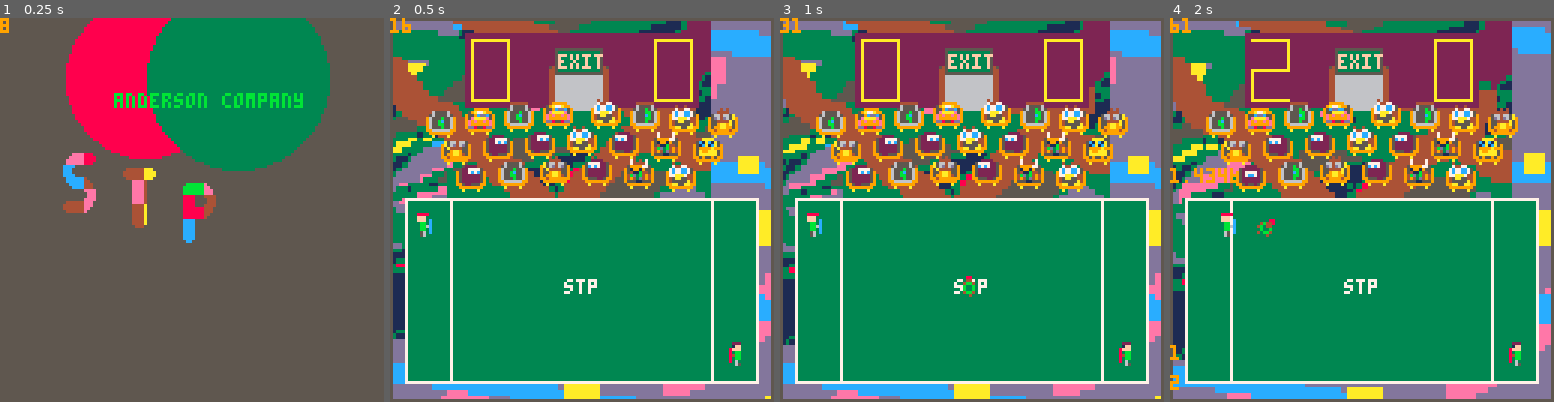
Above: before the commit, frames 1-4 (left to right).
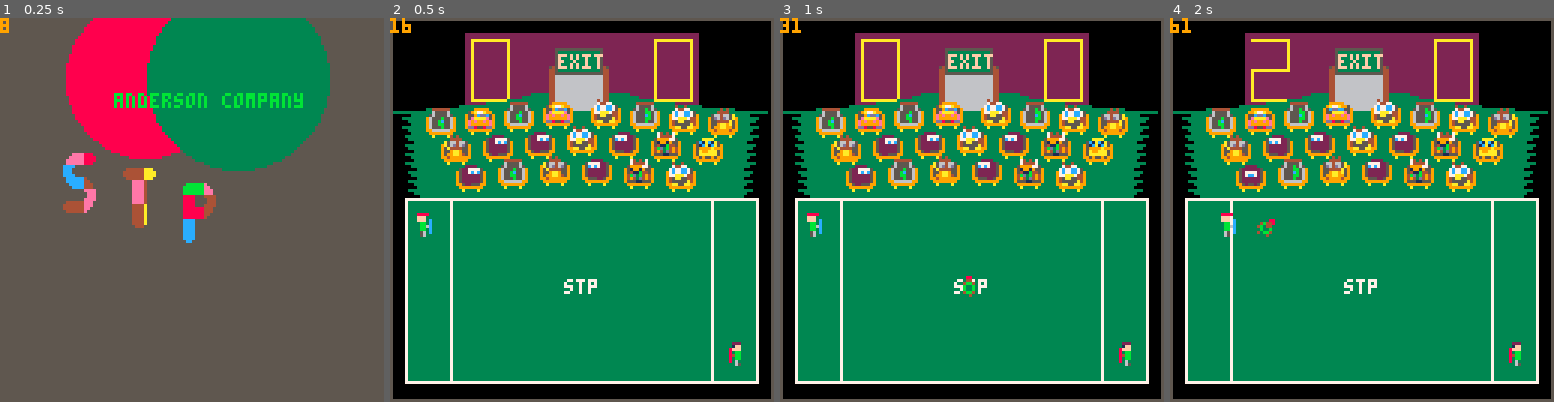
Above: after the commit, the same moments.

Repository: topromulan/STP4
Game: PICO-8 cartridge stp4.p8
Same seed, same stepped clock (60 frames per second), same inputs: the game is played once before the commit and once after it.
Inputs:
- Up to frame 1 (0.25 s): no input
- Up to frame 2 (0.5 s): tap X (X key) at 0.33 s
- Up to frame 3 (1 s): tap O (Z key) at 0.7 s
- Up to frame 4 (2 s): tap X (X key) at 1.07, 1.85 s; hold Right from 1.6 s (still down); tap O (Z key) at 1.7 s

Frame 1 is identical in both runs. In frame 2, 28% of the frame differs, in the area x 0-100%, y 0-100%; in frame 3, 28%; in frame 4, 28%.

Commit message:
adds a kind of a floor behind the audience.

Diff:
--- a/stp4.p8
+++ b/stp4.p8
@@ -112,11 +112,11 @@
  stadium.fans={80,81,82,83,84,85,86}
  stadium.audience={}
 
--- stadium.seats={
---  {18,38},{33,37},
---  {48,36},{63,36},
---  {78,37},{93,38}
--- }
+ stadium.floor={}
+ stadium.floor.top=24
+ stadium.floor.height=35
+ stadium.floor.color=3
+
  stadium.seats={
   {9,27},{22,26},{35,25},{48,24},
   {64,24},{77,25},{90,26},{103,27},
@@ -134,6 +134,7 @@
  stadium.field.right=122
  stadium.field.top=60
  stadium.field.bottom=121
+ stadium.field.middle=0.5*(stadium.field.left+stadium.field.right)
  stadium.field.chalkcolor=7
  stadium.field.grasscolor=3
  stadium.field.goalzonewidth=15
@@ -201,7 +202,6 @@
 --   oddball.dx=-1*(-3+2*num)*(1+rnd(1.5))
    oddball.dx=-1*(-3+2*num)*(1+rnd(0.5)+players[num].serve_power/10)
    sfx(1+num) sfx(4)
-   debug1=oddball.dx
   end
  else
   --dance unless within serving range
@@ -228,8 +228,6 @@
   players[num].winding_dir=0.5
  end
 
- debug3=players[num].winding_dir
- debug4=players[num].serve_power
 end
 
 function draw_windup()
@@ -320,9 +318,6 @@
     sfx(8) sfx(9)
    end
 
-   debug3=offset
-   debug4=slope
-
    if(slope>0.15 or offset>9.9) then
     set_player_pose(approaching_player,5)
    elseif(slope<-0.15 or offset<2.1) then
@@ -387,13 +382,14 @@
  w2+=rnd(0.25) h2+=rnd(0.25)
  x2+=-0.5+rnd(1)+x2drift y2+=-0.2+rnd(0.4)+y2drift
 
- sspr(0,63,64,64,x1,y1,w1,h1)
- sspr(64,63,64,64,x2,y2,w2,h2)
-
+ --sspr(0,63,64,64,x1,y1,w1,h1)
+ --sspr(64,63,64,64,x2,y2,w2,h2)
+ cls()
  rect(0,0,127,127,5) --❎❎❎
 
  draw_field()
  draw_scoreboard()
+ draw_floor()
  draw_door()
  draw_audience()
  draw_player(1)
@@ -539,6 +535,20 @@
    line(coords[i].x+stadium.display.digit_width,coords[i].y+stadium.display.digit_height/2,coords[i].x,coords[i].y+stadium.display.digit_height/2,stadium.display.lightcolor)
    line(coords[i].x,coords[i].y+stadium.display.digit_height/2,coords[i].x,coords[i].y,stadium.display.lightcolor)
   end
+ end
+end
+
+function draw_floor()
+
+ for i=1,stadium.floor.height do
+  local r
+  if(i<8) then
+   r=15+i^2
+   if r>60 then r=62 end
+  else
+   r=60-1.5*(i%3)-i/10
+  end
+  line(stadium.field.middle-r,stadium.floor.top+i,stadium.field.middle+r,stadium.floor.top+i,stadium.floor.color)
  end
 end
 
